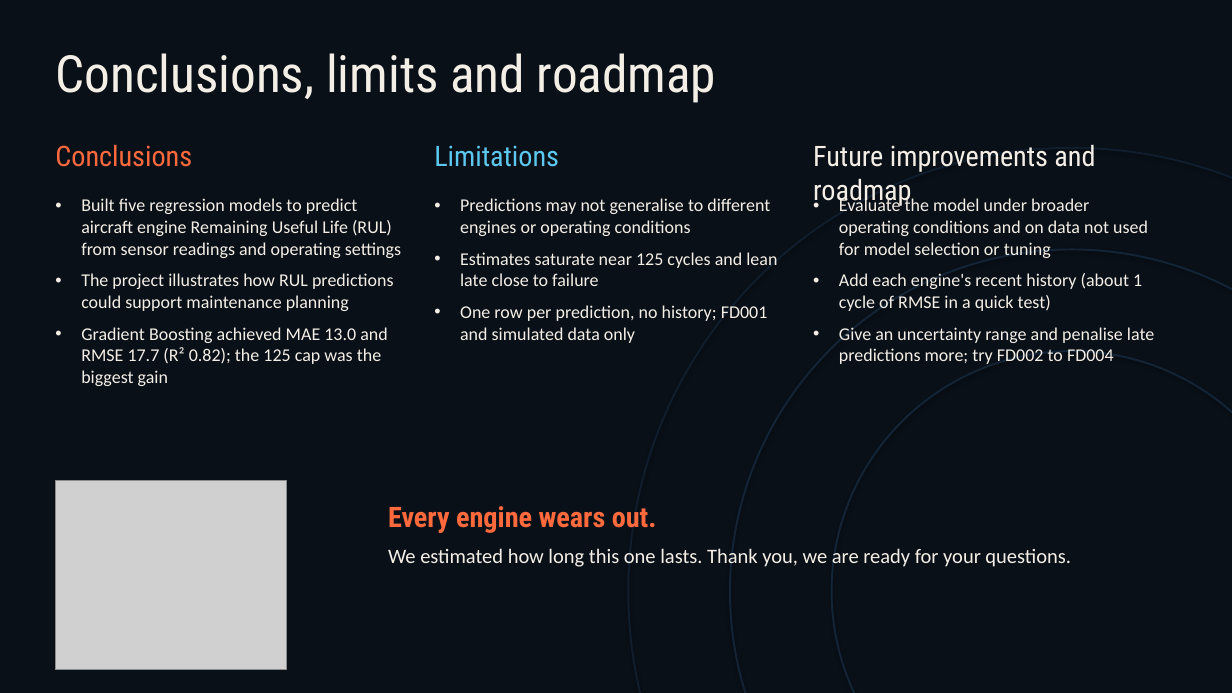
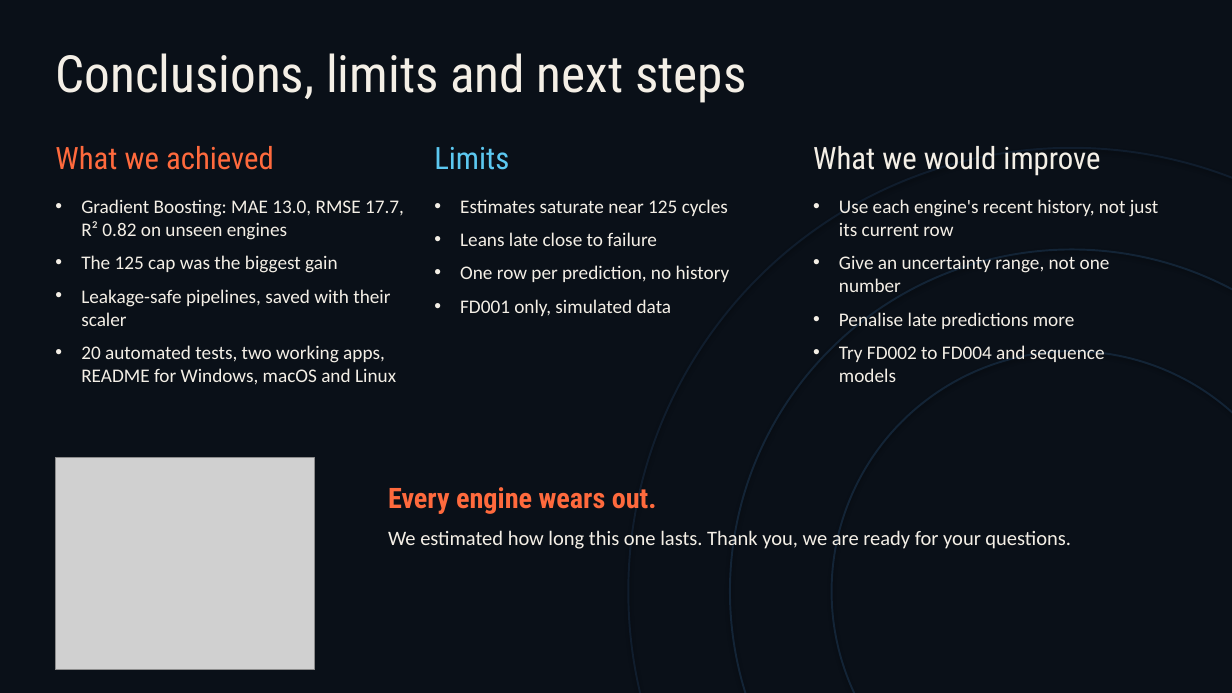
Before and after one commit to Shog7777/engine-rul-project, a slide deck: slide 10 of Presentation/Engine-RUL-Presentation.pptx (slide 27 before the commit). Drawn at 1232x693 pixels with LibreOffice and Linux fonts; fonts in the diff are those of the drawing; grey boxes stand for pictures. Boxes give left, top, right and bottom in pixels: in the first picture for what was removed or moved away, otherwise in the second. Text is boxed around its words. In the diff, an @@ line names an element or a change of style, - is before the commit and + after.

```diff
--- a/Presentation/Engine-RUL-Presentation.pptx
+++ b/Presentation/Engine-RUL-Presentation.pptx
@@ text at [55, 53, 746, 103]: text changed @@
-Conclusions, limits and roadmap
+Conclusions, limits and next steps
@@ text at [55, 146, 274, 170]: text changed; size 22 to 24 pt @@
-Conclusions
+What we achieved
@@ text at [434, 147, 509, 170]: text changed; size 22 to 24 pt @@
-Limitations
+Limits
@@ text at [813, 146, 1100, 176]: text changed; size 22 to 24 pt @@
-Future improvements and roadmap
+What we would improve
@@ text at [81, 199, 404, 385]: text changed; size 14 to 15 pt @@
-• Built five regression models to predict aircraft engine Remaining Useful Life (RUL) from sensor readings and operating settings
-• The project illustrates how RUL predictions could support maintenance planning
-• Gradient Boosting achieved MAE 13.0 and RMSE 17.7 (R² 0.82); the 125 cap was the biggest gain
+• Gradient Boosting: MAE 13.0, RMSE 17.7, R² 0.82 on unseen engines
+• The 125 cap was the biggest gain
+• Leakage-safe pipelines, saved with their scaler
+• 20 automated tests, two working apps, README for Windows, macOS and Linux
@@ text at [460, 199, 730, 316]: text changed; size 14 to 15 pt @@
-• Predictions may not generalise to different engines or operating conditions
-• Estimates saturate near 125 cycles and lean late close to failure
-• One row per prediction, no history; FD001 and simulated data only
+• Estimates saturate near 125 cycles
+• Leans late close to failure
+• One row per prediction, no history
+• FD001 only, simulated data
@@ text at [839, 199, 1158, 382]: text changed; size 14 to 15 pt @@
-• Evaluate the model under broader operating conditions and on data not used for model selection or tuning
-• Add each engine's recent history (about 1 cycle of RMSE in a quick test)
-• Give an uncertainty range and penalise late predictions more; try FD002 to FD004
+• Use each engine's recent history, not just its current row
+• Give an uncertainty range, not one number
+• Penalise late predictions more
+• Try FD002 to FD004 and sequence models
@@ picture: place and size @@
-picture at [55, 481, 287, 670]
+picture at [55, 457, 314, 670]
@@ text "Every engine wears out.": place and size @@
-text "Every engine wears out." at [388, 506, 1071, 567]
+text "Every engine wears out." at [388, 487, 1071, 549]
```
Also in this commit, not shown: 5 other slides changed, 2 slides added, 19 slides removed, 1 other file.
